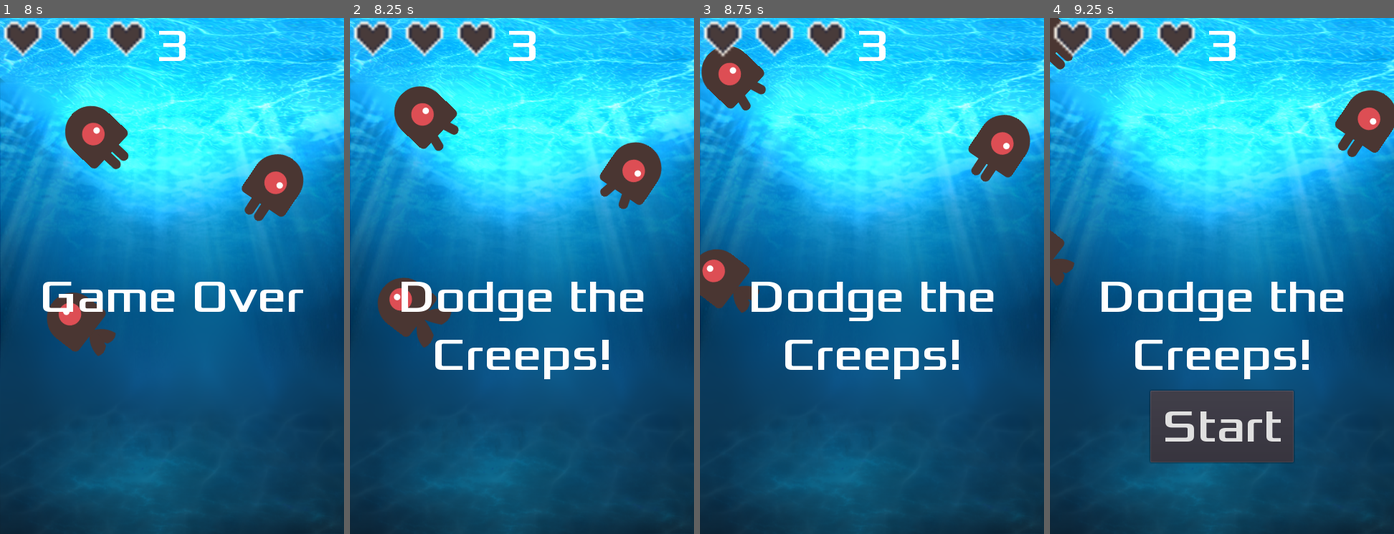
Above: before the commit, frames 1-4 (left to right).
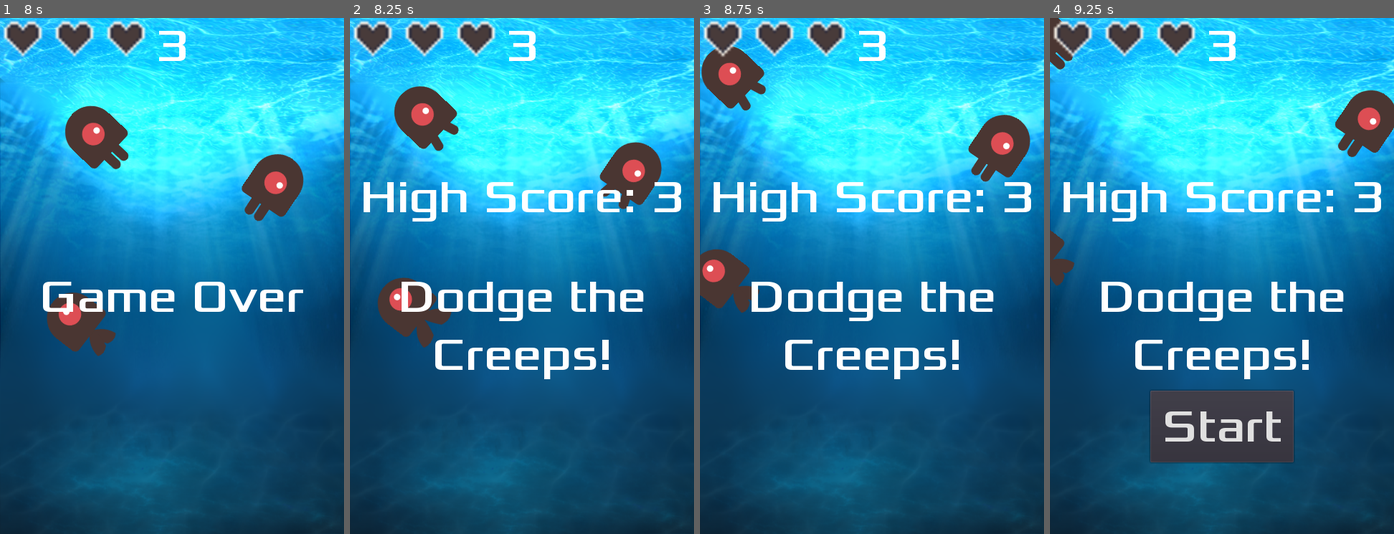
Above: after the commit, the same moments.

Repository: 44351-w22/godot-tutorial-SRitt12
Game: Godot game, scene res://Main.tscn
The game is run twice, just before and just after one commit, with the same random seed, the same clock (stepped at 60 frames per second) and the same inputs.
Inputs:
- Up to frame 1 (8 s): click "Start" at 0.5 s; tap Enter (start_game) at 1.25, 1.35, 2.1, 2.85, 3.6, 4.35, 5.1, 5.85, 6.6, 7.35 s; hold Right (ui_right) 1.28-2.03 s; hold Down (ui_down) 2.03-2.78 s; hold Right (ui_right) 2.78-3.53 s; hold Up (ui_up) 3.53-4.28 s; hold Left (ui_left) 4.28-5.78 s; hold Down (ui_down) 5.78-6.53 s; hold Right (ui_right) 6.53-7.28 s; hold Up (ui_up) from 7.28 s (still down)
- Up to frame 2 (8.25 s): release Up (ui_up) at 8.03 s; hold Right (ui_right) from 8.03 s (still down); tap Enter (start_game) at 8.1 s
- Up to frame 3 (8.75 s): keep holding Right (ui_right)
- Up to frame 4 (9.25 s): release Right (ui_right) at 8.78 s; hold Down (ui_down) from 8.78 s (still down); tap Enter (start_game) at 8.85 s

Frame 1 is identical in both runs. In frame 2, 2.0% of the frame differs, in the area x 3-97%, y 31-40%; in frame 3, 2.0%; in frame 4, 2.0%.

Commit message:
Implement high score tracker

Diff:
--- a/HUD.gd
+++ b/HUD.gd
@@ -17,6 +17,7 @@
 
 	$Message.text = "Dodge the\nCreeps!"
 	$Message.show()
+	$HighScore.show()
 	# Make a one-shot timer and wait for it to finish.
 	yield(get_tree().create_timer(1), "timeout")
 	$StartButton.show()
@@ -30,6 +31,7 @@
 
 func _on_StartButton_pressed():
 	$StartButton.hide()
+	$HighScore.hide()
 	emit_signal("start_game")
 
 func update_health(health):
@@ -38,3 +40,6 @@
 			$HeartContainer.get_child(i).texture = heart_full
 		else:
 			$HeartContainer.get_child(i).texture = heart_empty
+
+func _on_Main_update_highscore(highscore):
+	$HighScore.text = ("High Score: " + str(highscore))
--- a/HUD.tscn
+++ b/HUD.tscn
@@ -64,6 +64,19 @@
 "_edit_use_anchors_": false
 }
 
+[node name="HighScore" type="Label" parent="."]
+anchor_top = 0.5
+anchor_right = 1.0
+anchor_bottom = 0.5
+margin_top = -149.0
+margin_bottom = -71.0
+custom_fonts/font = SubResource( 2 )
+align = 1
+autowrap = true
+__meta__ = {
+"_edit_use_anchors_": false
+}
+
 [node name="StartButton" type="Button" parent="."]
 anchor_left = 0.5
 anchor_top = 1.0
@@ -113,16 +126,5 @@
 margin_bottom = 40.0
 texture = ExtResource( 4 )
 
-[node name="HighScore" type="Label" parent="."]
-anchor_left = 0.5
-anchor_right = 0.5
-margin_left = -20.0
-margin_top = 140.0
-margin_right = 20.0
-margin_bottom = 154.0
-__meta__ = {
-"_edit_use_anchors_": false
-}
-
 [connection signal="pressed" from="StartButton" to="." method="_on_StartButton_pressed"]
 [connection signal="timeout" from="MessageTimer" to="." method="_on_MessageTimer_timeout"]
--- a/Main.gd
+++ b/Main.gd
@@ -3,9 +3,11 @@
 export (PackedScene) var Mob
 
 var score
+var highscore = 0
 
 
 signal new_game
+signal update_highscore(highscore)
 
 # Called when the node enters the scene tree for the first time.
 func _ready():
@@ -14,6 +16,9 @@
 
 func game_over():
 	$ScoreTimer.stop()
+	if score > highscore:
+		highscore = score
+	emit_signal("update_highscore", highscore)
 	$MobTimer.stop()
 	$HUD.show_game_over()
 	$Music.stop()
--- a/Main.tscn
+++ b/Main.tscn
@@ -58,6 +58,7 @@
 [node name="HUD" parent="." instance=ExtResource( 4 )]
 
 [connection signal="new_game" from="." to="HUD" method="update_health"]
+[connection signal="update_highscore" from="." to="HUD" method="_on_Main_update_highscore"]
 [connection signal="death" from="Player" to="." method="game_over"]
 [connection signal="hit" from="Player" to="HUD" method="update_health"]
 [connection signal="timeout" from="MobTimer" to="." method="_on_MobTimer_timeout"]
